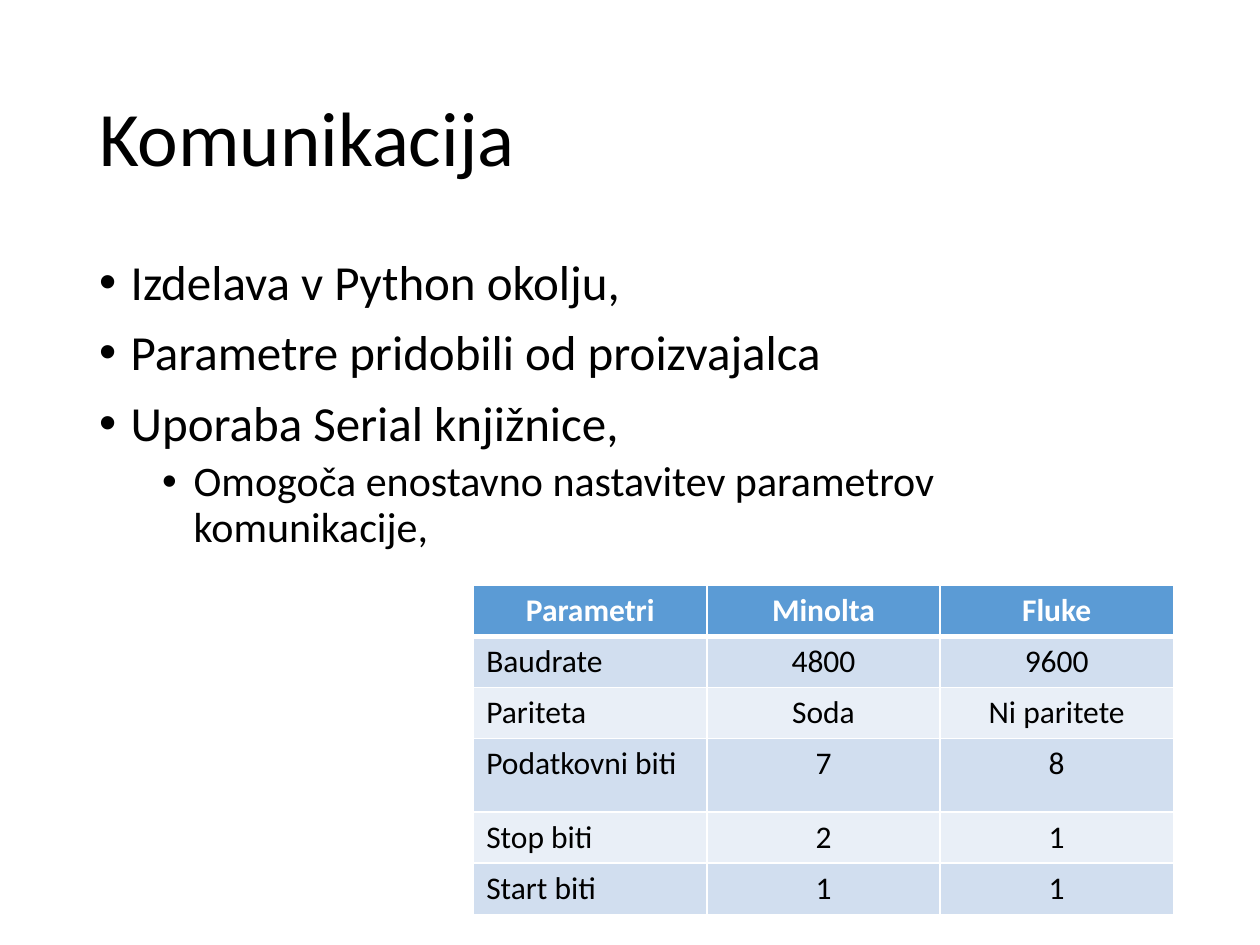
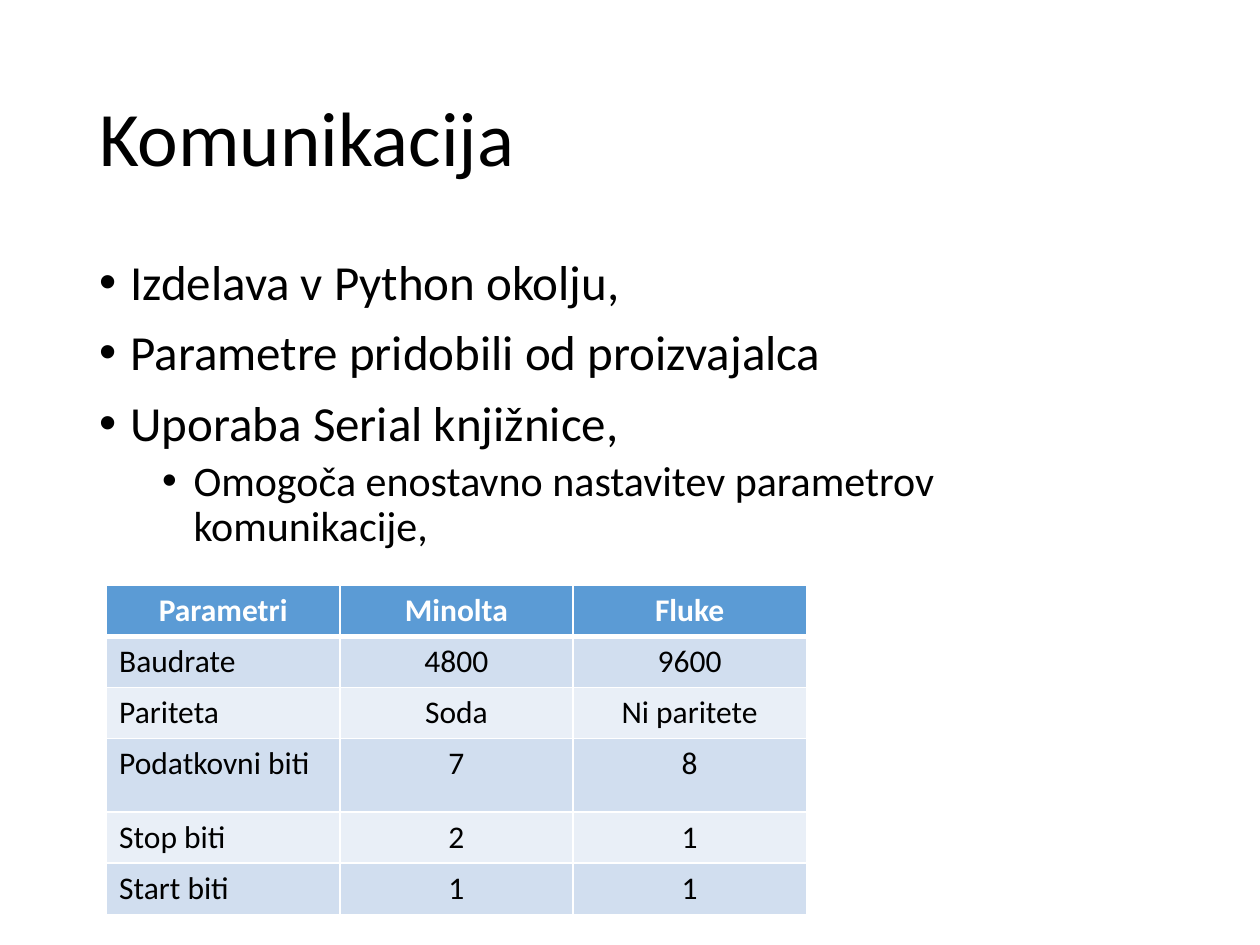
Before and after one commit to gregora/Thermal-Camera, a slide deck: slide 7 of AVMS - predstavitev.pptx (slide 3 before the commit). Drawn at 1260x945 pixels with LibreOffice and Linux fonts; fonts in the diff are those of the drawing; background and template pictures are left out. Boxes give left, top, right and bottom in pixels: in the first picture for what was removed or moved away, otherwise in the second. Text is boxed around its words. In the diff, an @@ line names an element or a change of style, - is before the commit and + after.

Commit message:
Update presentation

```diff
--- a/AVMS - predstavitev.pptx
+++ b/AVMS - predstavitev.pptx
@@ table at [107,586,806,904] @@
@@ fill #D2DEEF to #D1DEEF in 9 cells @@
@@ fill #EAEFF7 to #E9EFF7 in 6 cells @@
@@ borders changed @@
@@ table: place and size @@
-table at [474,586,1173,911]
+table at [107,586,806,904]
```
Also in this commit, not shown: 1 other slide changed, 6 slides added, 1 other file.
